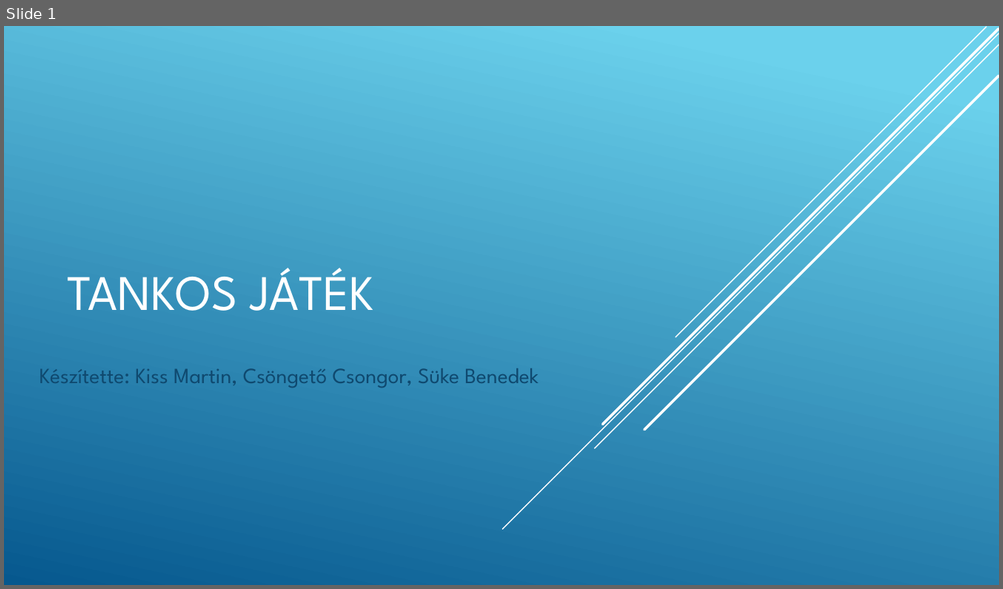
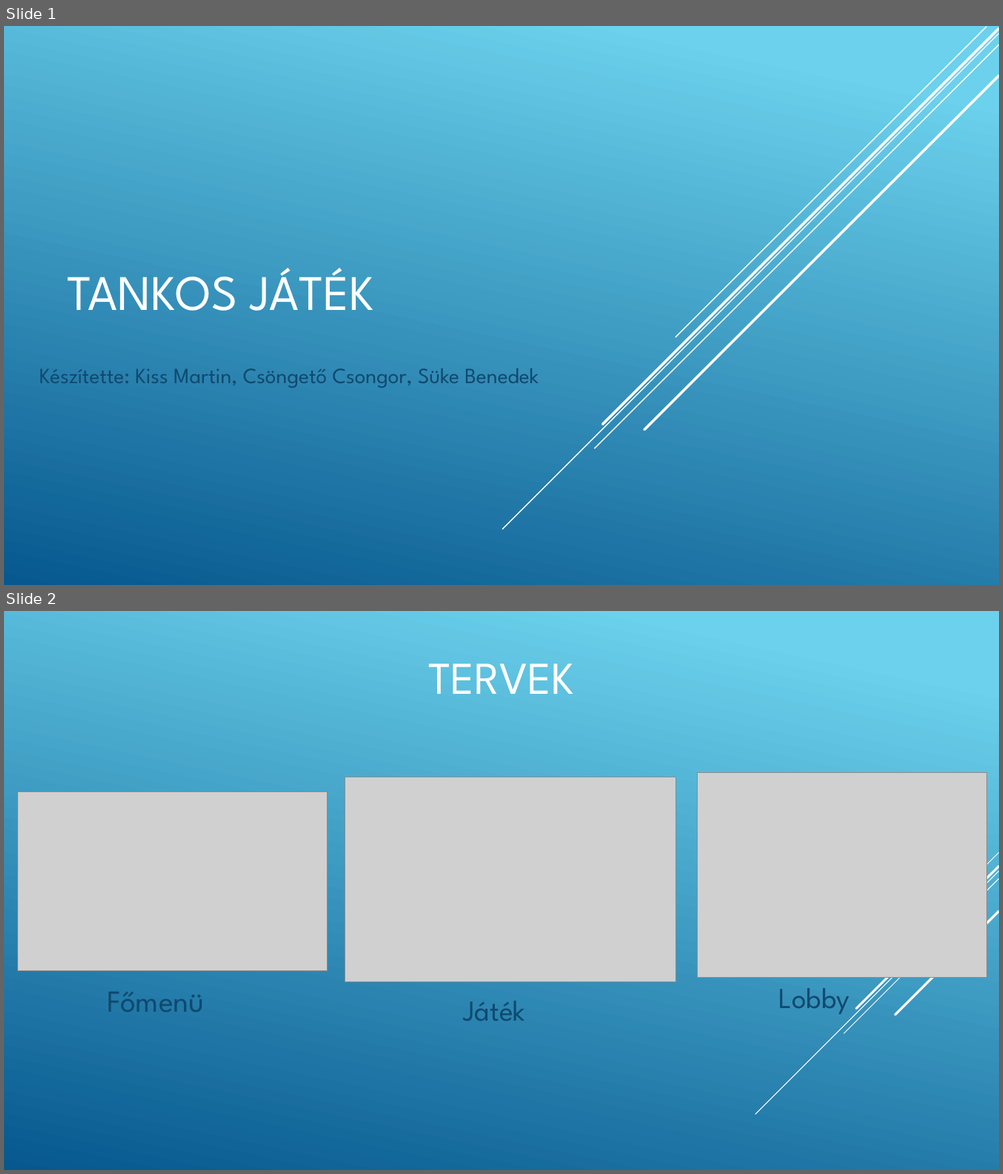
Before and after one commit to sukebenedek/TankyShooty, a slide deck: TankyShooty/TankyShooty/prezentáció.pptx. Shown one above the other, each under a label of ours: slide 1 before the commit, slides 1 and 2 after it. The pictures are 1003x589 and 1003x1174 pixels, drawn with LibreOffice and Linux fonts; fonts in the diff are those of the drawing; grey boxes stand for pictures. Boxes give left, top, right and bottom in pixels: in the first picture for what was removed or moved away, otherwise in the second. Text is boxed around its words. In the diff, an @@ line names an element or a change of style, - is before the commit and + after.

```diff
--- a/TankyShooty/TankyShooty/prezentáció.pptx
+++ b/TankyShooty/TankyShooty/prezentáció.pptx
@@ slide 2 added at [4,611,999,1170], background gradient #6ED2EB to #06588E @@
@@ title added at [428,664,574,694], 44 pt, text #FFFFFF @@
+TERVEK
@@ picture added at [345,777,676,982] @@
@@ picture added at [697,773,986,978] @@
@@ picture added at [17,792,327,971] @@
@@ group added at [755,853,999,1115]: 5 lines @@
@@ text added at [108,992,205,1012], 29.6 pt, text #0F496F @@
+Főmenü
@@ text added at [464,1001,526,1021], 28 pt, text #0F496F @@
+Játék
@@ text added at [779,988,850,1014], 28 pt, text #0F496F @@
+Lobby
```
Also in this commit, not shown: 1 slide changed, 2 other slides added, 8 other files.
